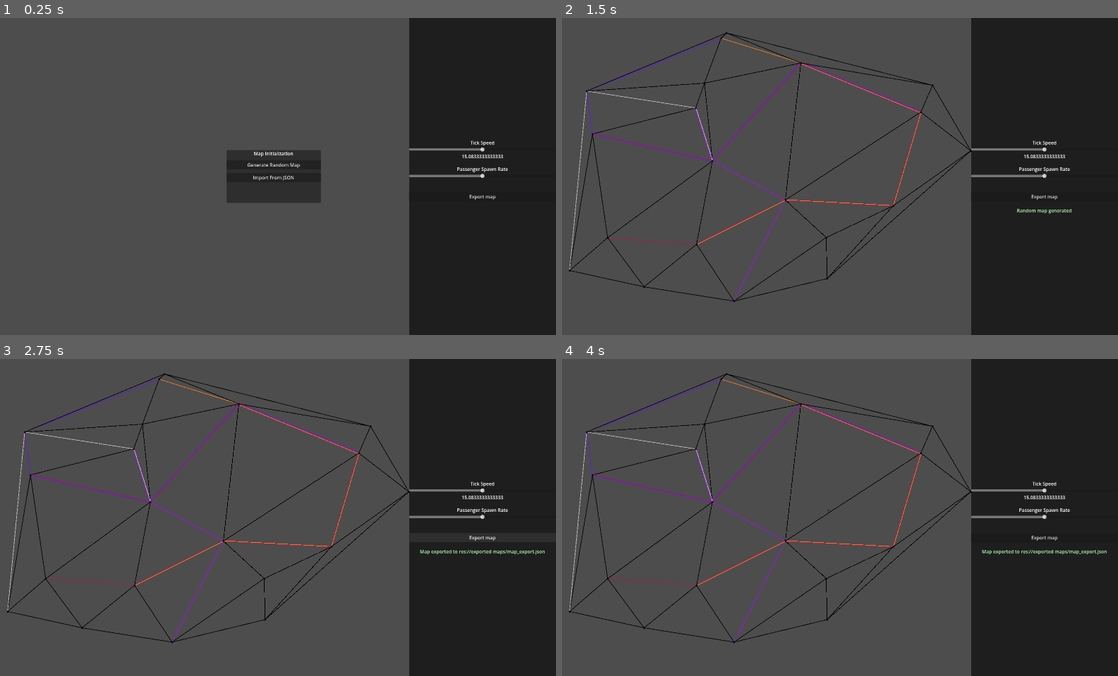
Above: before the commit, frames 1-4 (two rows, left to right).
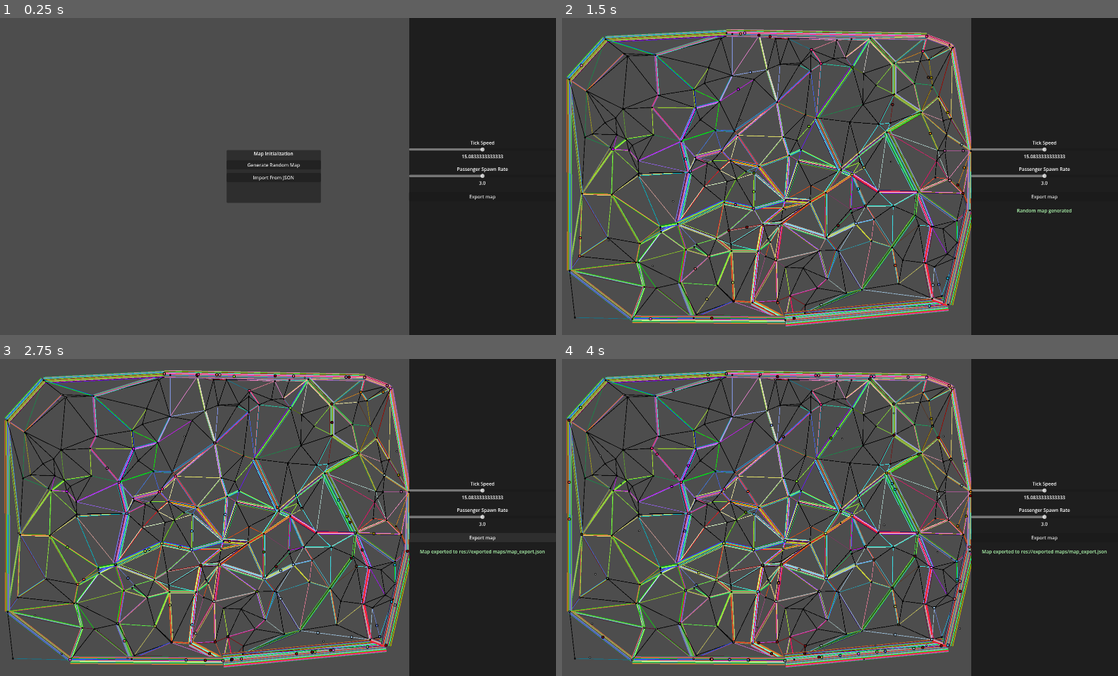
Above: after the commit, the same moments.

Repository: KrzysztofSwedziol/public_transport_simulation
Game: Godot game, scene res://main_scene/main.tscn
Same seed, same stepped clock (60 frames per second), same inputs: the game is played once before the commit and once after it.
Inputs (mouse positions are in pixels of both pictures, inside the frame that each line leads up to):
- Up to frame 1 (0.25 s): no input
- Up to frame 2 (1.5 s): click "Export map" at 0.5 s; click "Generate Random Map" at 1.25 s
- Up to frame 3 (2.75 s): click "Export map" at 2 s
- Up to frame 4 (4 s): click "Export map" at 2.75 s; move the mouse to (962, 501) at 3.52 s; click (962, 501) at 3.6 s

The runs differ from the first frame. In frame 1, less than 0.1% of the frame differs, in the area x 86-88%, y 51-53%; in frame 2, 19%, in the area x 0-88%, y 3-98%; in frame 3, 19%; in frame 4, 19%.

Commit message:
Passenger spawning fixed

Diff:
--- a/godot_project/HUD/hud.gd
+++ b/godot_project/HUD/hud.gd
@@ -6,7 +6,8 @@
 @onready var color_rect: ColorRect = $MenuBackground
 @onready var tick_speed: HSlider = $MenuBackground/Menu/TickSpeedContainer/Slider
 @onready var tick_speed_value_label: Label = $MenuBackground/Menu/TickSpeedContainer/ValueLabel
-@onready var player_spawn_rate: HSlider = $MenuBackground/Menu/PassengerSpawnRateContainer/Slider
+@onready var passenger_spawn_rate: HSlider = $MenuBackground/Menu/PassengerSpawnRateContainer/Slider
+@onready var passenger_spawn_rate_value_label: Label = $MenuBackground/Menu/PassengerSpawnRateContainer/ValueLabel
 @onready var status_label: Label = $MenuBackground/Menu/StatusLabel
 @onready var start_panel: PanelContainer = $StartPanel
 @onready var file_dialog: FileDialog = $ImportFileDialog
@@ -25,6 +26,7 @@
 # Called every frame. 'delta' is the elapsed time since the previous frame.
 func _process(delta: float) -> void:
 	tick_speed_value_label.text = str(Globals.TICKSPEED)
+	passenger_spawn_rate_value_label.text = str(Globals.PASSENGER_SPAWN_RATE)
 	pass
 
 
@@ -32,6 +34,9 @@
 	Globals.TICKSPEED = ((Globals.MAX_TICKSPEED - Globals.MIN_TICKSPEED) / tick_speed.max_value) * value + Globals.MIN_TICKSPEED
 	pass # Replace with function body.
 
+func _on_passenger_spawn_rate_value_changed(value: float) -> void:
+	Globals.PASSENGER_SPAWN_RATE = ((Globals.MAX_PASSENGER_SPAWNRATE - Globals.MIN_PASSENGER_SPAWNRATE) / passenger_spawn_rate.max_value) * value + Globals.MIN_PASSENGER_SPAWNRATE
+	pass # Replace with function body.
 
 func _setup_import_dialog_dir() -> void:
 	if DirAccess.dir_exists_absolute("res://exported maps"):
--- a/godot_project/HUD/hud.tscn
+++ b/godot_project/HUD/hud.tscn
@@ -121,6 +121,7 @@
 filters = PackedStringArray("*.json ; JSON map")
 
 [connection signal="value_changed" from="MenuBackground/Menu/TickSpeedContainer/Slider" to="." method="_on_tick_speed_value_changed"]
+[connection signal="value_changed" from="MenuBackground/Menu/PassengerSpawnRateContainer/Slider" to="." method="_on_passenger_spawn_rate_value_changed"]
 [connection signal="pressed" from="MenuBackground/Menu/ExportMapButton" to="." method="_on_export_map_button_pressed"]
 [connection signal="pressed" from="StartPanel/VBox/GenerateButton" to="." method="_on_generate_button_pressed"]
 [connection signal="pressed" from="StartPanel/VBox/ImportButton" to="." method="_on_import_button_pressed"]
--- a/godot_project/globals/globals.gd
+++ b/godot_project/globals/globals.gd
@@ -3,10 +3,22 @@
 const MIN_TICKSPEED = 1.0/6.0
 const MAX_TICKSPEED = 30
 
+const MIN_PASSENGER_SPAWNRATE = 1.0 / 6.0
+const MAX_PASSENGER_SPAWNRATE = 30
+
+const NIGHTTIME_SPAWN_DECREASE = 4.0
+
 # how many minutes pass every second
 var TICKSPEED := 10.0:
 	set(value) :
 		TICKSPEED = clamp(value, MIN_TICKSPEED, MAX_TICKSPEED)
+
+# On average x passengers spawn in y minutes
+var PASSENGER_SPAWN_RATE := 3.0 / 1.0 :
+	set(value) :
+		if TICK < 420 :
+			value /= NIGHTTIME_SPAWN_DECREASE
+		PASSENGER_SPAWN_RATE = clamp(value, MIN_PASSENGER_SPAWNRATE, MAX_PASSENGER_SPAWNRATE)
 
 const MARGINS = [
 	50,   # left margin
--- a/godot_project/main_scene/main.gd
+++ b/godot_project/main_scene/main.gd
@@ -4,8 +4,8 @@
 @onready var timer: Timer = $Timer
 @onready var hud: Control = $Camera2D/HUD
 
-const MAX_NODES = 20
-const NUM_LINES = 5
+const MAX_NODES = 200
+const NUM_LINES = 100
 
 var execute_tick = true
 var elapsed_time = 0
--- a/godot_project/map/map.gd
+++ b/godot_project/map/map.gd
@@ -35,6 +35,8 @@
 var rng := RandomNumberGenerator.new()
 
 var prev_click = null
+
+var spawn_accumulator = 0.0
 
 func _ready() -> void:
 	rng.randomize()
@@ -482,10 +484,26 @@
 	var edge = Edge.new(start, end, distance, travel_time, line_info)
 	start.virtual_edges.append(edge)
 
+func get_number_of_passenger_spawns() :
+	var limit = exp(-Globals.PASSENGER_SPAWN_RATE)
+	var rng = RandomNumberGenerator.new()
+	rng.randomize()
+
+	var k = 0
+	var p = 1
+	while p > limit :
+		k += 1
+		p *= rng.randf()
+
+	return k - 1
+
 func tick(delta) -> void:
 	print("Current tick: ", "%4d " % Globals.TICK, delta)
 	for line in lines:
 		line.tick(delta)
+
+	for i in range(get_number_of_passenger_spawns()) :
+		spawn_passenger()
 
 func _process(delta: float) -> void:
 	var mouse_pos = get_viewport().get_mouse_position()
